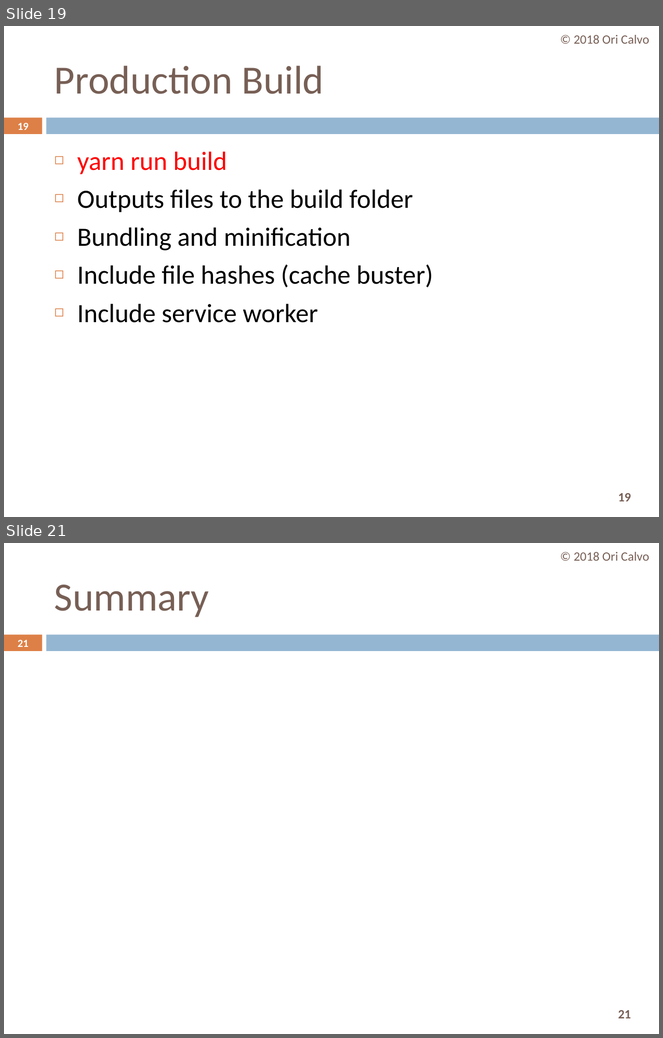
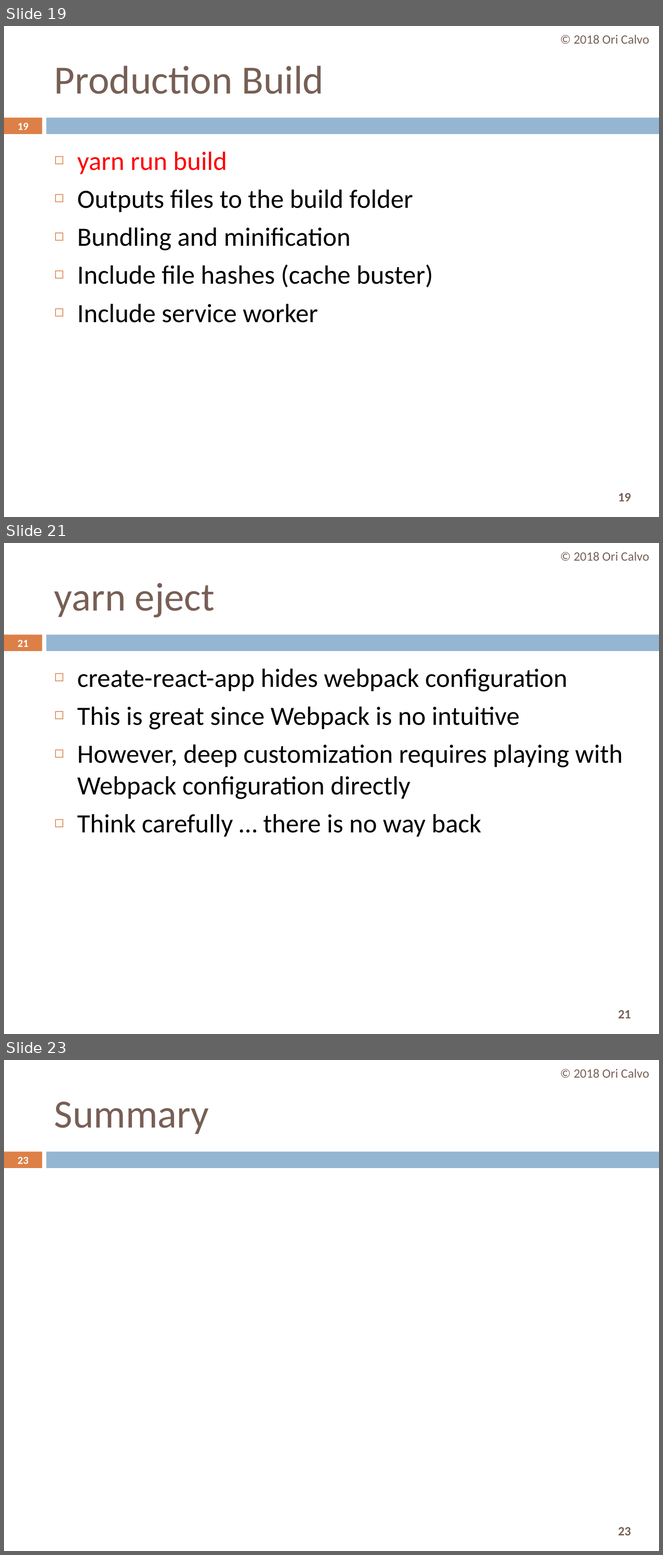
Before and after one commit to oricalvo/course-react, a slide deck: PPTs/01 Getting Started.pptx. Shown one above the other, each under a label of ours: slides 19 and 21 before the commit, slides 19, 21 and 23 after it; the slides between them are not shown. The pictures are 663x1038 and 663x1555 pixels, drawn with LibreOffice and Linux fonts; fonts in the diff are those of the drawing. Boxes give left, top, right and bottom in pixels: in the first picture for what was removed or moved away, otherwise in the second. Text is boxed around its words. In the diff, an @@ line names an element or a change of style, - is before the commit and + after.

```diff
--- a/PPTs/01 Getting Started.pptx
+++ b/PPTs/01 Getting Started.pptx
@@ slide 21 added at [4,543,659,1034], background #FFFFFF; not listed: 3 template elements that a slide beside it also shows @@
@@ text added at [574,552,649,561], 14 pt, text #775F55 @@
+© 2018 Ori Calvo
@@ title added at [54,583,215,617], 44 pt, text #775F55 @@
+yarn eject
@@ page number added at [18,640,28,647], 11.9 pt, text #FFFFFF, bold @@
+21
@@ text added at [77,668,623,837], 29 pt, text #000000 @@
+◻ create-react-app hides webpack configuration
+◻ This is great since Webpack is no intuitive
+◻ However, deep customization requires playing with Webpack configuration directly
+◻ Think carefully … there is no way back
@@ what was slide 21 is now slide 23 @@
@@ page number at [18,1157,28,1164]: text changed @@
-21
+23
@@ page number at [618,1527,631,1536]: text changed @@
-21
+23
```
Also in this commit, not shown: 1 slide changed, 1 other slide added, 56 other files.
